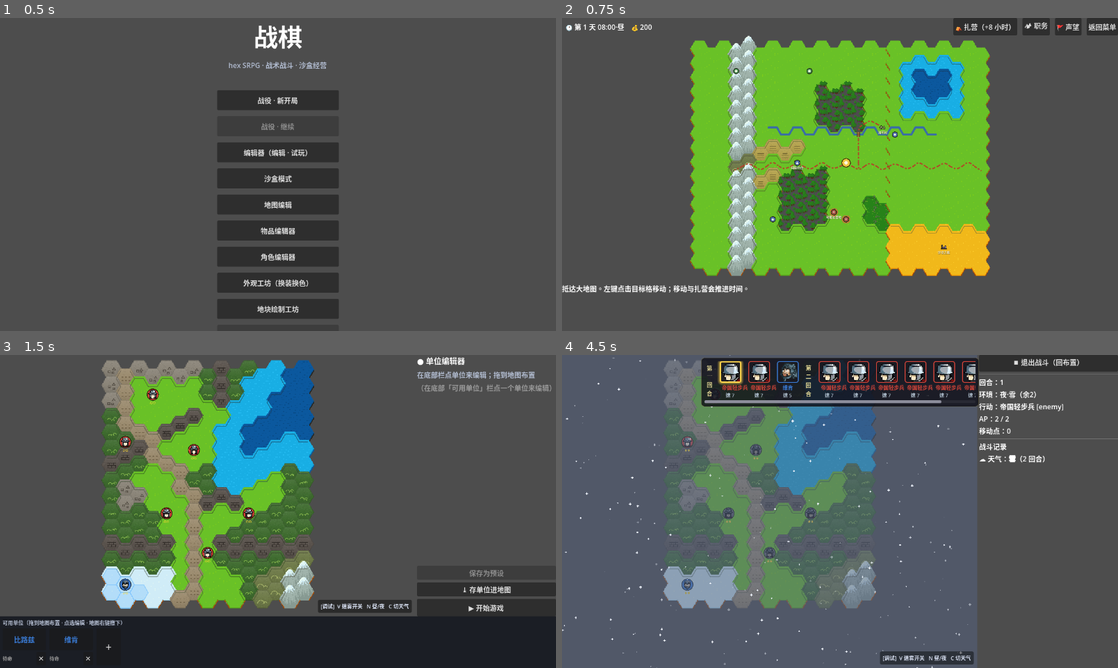
Above: before the commit, frames 1-4 (two rows, left to right).
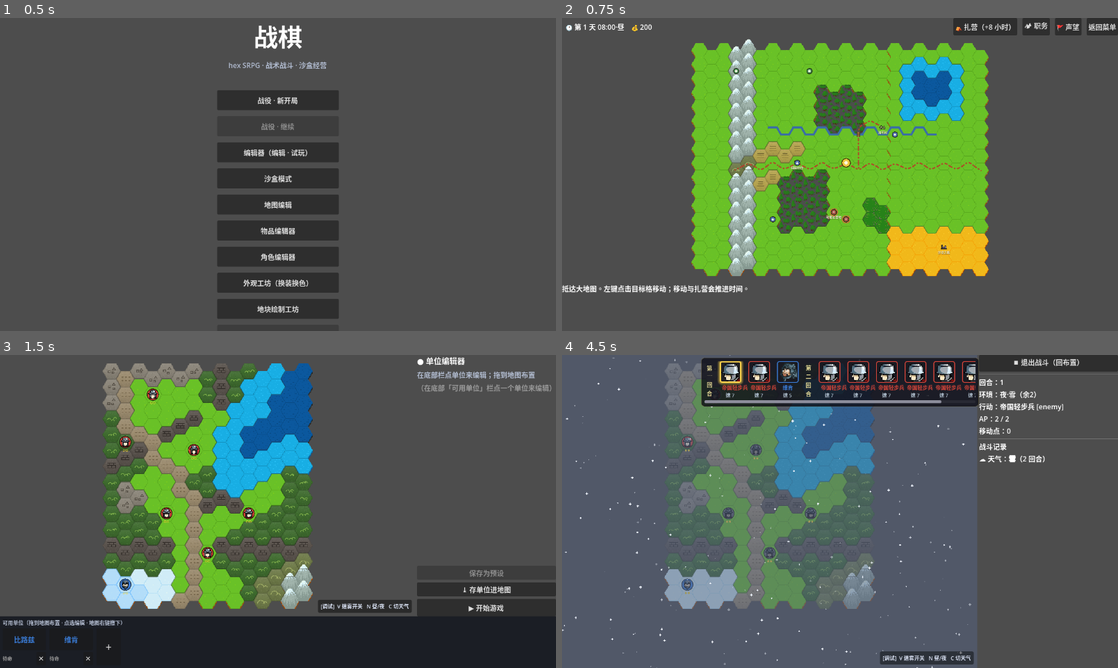
Above: after the commit, the same moments.

Repository: PileErico/SRPG
Game: Godot game, scene res://StartMenu.tscn
Same seed, same stepped clock (60 frames per second), same inputs: the game is played once before the commit and once after it.
Inputs (mouse positions are in pixels of both pictures, inside the frame that each line leads up to):
- Up to frame 1 (0.5 s): no input
- Up to frame 2 (0.75 s): click "战役 · 新开局" at 0.5 s
- Up to frame 3 (1.5 s): click "⛺ 扎营（+8 小时）" at 1.25 s
- Up to frame 4 (4.5 s): click "▶ 开始游戏" at 2 s; tap Enter at 2.75 s; drag from (767, 511) to (895, 442) at 2.77 s; drag from (728, 527) to (812, 574) at 3.52 s; move the mouse to (895, 442) at 4.27 s; hold W from 4.28 s (still down); tap V at 4.35 s

Frame 1 is identical in both runs. In frame 2, 6.2% of the frame differs, in the area x 23-77%, y 5-83%; in frame 3, 4.6%; in frame 4, 1.9%.

Commit message:
feat(地块渲染): 瓦片赤道对齐——最宽像素带最高行↔格心 + 等比1.5×，废除 TILE_OVERLAP
收集者切图裁掉了原版底部崖壁行，最宽像素带会被残余底行带偏 →
对齐取最宽带最高(最靠上)一行=真赤道；宽严格 2·size(32→48=1.5×)。
赤道行 _widest_row 按 tex RID 缓存。逐像素确认贴合。

Co-Authored-By: Claude Opus 4.8 (1M context) <noreply@anthropic.com>

Diff:
--- a/HexTileRender.gd
+++ b/HexTileRender.gd
@@ -20,41 +20,80 @@
 const SHADE_TOP := 0.08      # 顶光：上缘提亮
 const SHADE_BOT := 0.10      # 顶光：下缘压暗
 const EDGE_DARK := 0.14      # 像素边缘一圈压暗（格网可读 + 立体；别太重免鳞缝感）
-const TILE_OVERLAP := 1.14   # 瓦片放大系数(>1)：相邻格重叠，后排先画→前排实心顶盖住后排烘死底边侧壁；
-                             # 内部无缝(仿 Unciv 拼接)，只边界/高差/无前格处露边。也顺带消透明缝黑点。
+# —— 对齐规范🔒（2026-07-04）——
+# 平顶六边形「最宽处」＝左右两顶点、在竖直正中，称「赤道」。瓦片按【最宽行 ↔ 格心水平线】对齐，
+# 等比缩放（目标宽 2·size / 贴图宽；art 32px → 48px 即 1.5×）。竖向的探出(山峰/树冠在赤道之上)
+# 与收缩(水/冰画得矮、缩在赤道附近)全由 art 像素自带 → 不手算竖向锚点、不放大基准六边形。
+# （旧 TILE_OVERLAP=1.14 会把「基准六边形」本身一起放大 → 美术溢出数学格、边线/点击错位，已废。）
 const NOISE_HI := 0.90       # 抖色阈值：> 提亮（稀疏——只点缀 ~10% 像素，避免"重噪糊感"）
 const NOISE_LO := 0.10       # 抖色阈值：< 压暗（~10%）
 # 已烘成像素 decor 的地形（这些不再叠矢量 decor；其余仍走矢量线稿，后续逐步补）
 const BAKED_DECOR := ["grass", "wave"]
 
 static var _tile_cache := {}   # "颜色_accent_decor_变体" -> ImageTexture（程序烘焙，缓存复用）
+static var _widest_cache := {}  # tex RID id -> 赤道行(最宽像素行中点)，加载时扫一遍缓存、per-frame 零成本
 
 # 画一个地块：程序烘焙的像素 hex 底(含已像素化的 decor) + 未像素化 decor 暂留矢量线稿。
 # center=格心；size=中心到顶点半径；seed=变体/扰动种子（0＝变体0，用于笔刷缩略图）；with_decor=false 时只画底。
 static func draw_tile(ci: CanvasItem, center: Vector2, size: float, color: Color, accent: Color, decor: String, seed: int = 0, with_decor: bool = true, art: Array = []) -> void:
-	# 底边对齐 + 放大重叠：贴图按宽缩放、底缘钉在 hex 底、可向上探出（山/林高出格）。
-	# 放大 TILE_OVERLAP 让相邻格重叠，后排(上)先画→前排(下)后画盖住后排烘死底边侧壁 → 内部无缝、只边界露边。
-	var dw := 2.0 * size * TILE_OVERLAP
-	var bottom := center.y + SQRT3 * size * 0.5
+	# 赤道对齐 + 等比 1.5×（见文件头「对齐规范」）：贴图最宽行钉在格心水平线、宽=2·size，竖向由 art 自带。
+	var dw := 2.0 * size
 	# 优先：手绘变体贴图（按 seed 确定性选一张）；自带 decor/边缘，不再叠程序 decor
 	# get_tex_file＝强制原始文件解码，免工坊运行期覆写后命中旧 .ctex
 	if not art.is_empty():
 		var htex := TextureCache.get_tex_file(pick_art(art, seed))
 		if htex != null:
-			_draw_anchored(ci, htex, center.x, bottom, dw)
+			_draw_equator(ci, htex, center, dw)
 			return
 	# 兜底：程序烘焙像素底（顶光/轻噪/像素 decor/像素边缘都已烘进纹理）
 	var tex := _tile_tex(color, accent, decor, absi(seed) % TILE_VARIANTS)
-	_draw_anchored(ci, tex, center.x, bottom, dw)
+	_draw_equator(ci, tex, center, dw)
 	if with_decor and not BAKED_DECOR.has(decor):
 		draw_decor(ci, decor, center, accent, seed)
 
-# 底边对齐画贴图：按目标宽 dw 等比缩放，底缘钉在 bottom，超出的高度向上探出（覆盖后排上格）。
-static func _draw_anchored(ci: CanvasItem, tex: Texture2D, cx: float, bottom: float, dw: float) -> void:
+# 赤道对齐画贴图：按目标宽 dw 等比缩放，令贴图「最宽行(赤道)」落在格心 center.y 上。
+# 竖向探出/收缩全由 art 像素相对赤道的位置决定（山峰在赤道上方、土坎在下方），不做额外锚点。
+static func _draw_equator(ci: CanvasItem, tex: Texture2D, center: Vector2, dw: float) -> void:
 	var tw := float(maxi(1, tex.get_width()))
 	var scale := dw / tw
 	var dh := float(tex.get_height()) * scale
-	ci.draw_texture_rect(tex, Rect2(cx - dw * 0.5, bottom - dh, dw, dh), false)
+	var top := center.y - _widest_row(tex) * scale
+	ci.draw_texture_rect(tex, Rect2(center.x - dw * 0.5, top, dw, dh), false)
+
+# 取贴图「赤道行」＝不透明像素最多的行里【最高(最靠上)的那一行】。
+# 为何取最高：最下面 3 行固定是崖裙（边线/假高度1/假高度2），会让贴图下半也接近满宽 → 最宽带向下延伸；
+# 取中点会被崖裙带偏低（贴图整体偏高、黄框看着比地块低）。最宽带的顶沿才是六边形真赤道。按 tex RID 缓存、只扫一次。
+static func _widest_row(tex: Texture2D) -> float:
+	var rid_id := tex.get_rid().get_id()
+	if _widest_cache.has(rid_id):
+		return _widest_cache[rid_id]
+	var row := _compute_widest_row(tex)
+	_widest_cache[rid_id] = row
+	return row
+
+static func _compute_widest_row(tex: Texture2D) -> float:
+	var img := tex.get_image()
+	if img == null:
+		return float(tex.get_height()) * 0.5   # 兜底：几何中点
+	var h := img.get_height()
+	var w := img.get_width()
+	var counts := PackedInt32Array()
+	counts.resize(h)
+	var best := 0
+	for y in h:
+		var cnt := 0
+		for x in w:
+			if img.get_pixel(x, y).a > 0.4:
+				cnt += 1
+		counts[y] = cnt
+		best = maxi(best, cnt)
+	if best <= 0:
+		return float(h) * 0.5
+	# 最宽带里【最高的一行】＝真赤道（崖裙在其下、会把最宽带向下拖，故不取中点/底沿）。
+	for y in h:
+		if counts[y] >= best:
+			return float(y)
+	return float(h) * 0.5
 
 # 手绘瓦片贴图分辨率（＝程序烘的 24×21，两条路 1:1 对齐）。
 static func tile_px_size() -> Vector2i:
